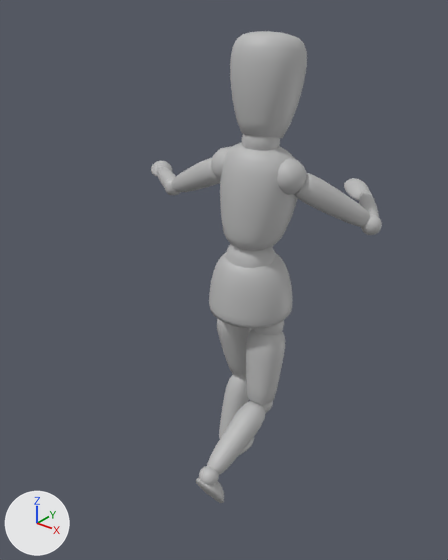
The FBX model Assets/playerrun.fbx as it was, and as the next commit left it.
Both versions are drawn from a 50 mm lens placed at (0.0291, -0.0347, 0.0447), pointed at (-0.0031, 0.0056, 0.0198). Lighting does not change. The marker at lower left points along +X, +Y and +Z.
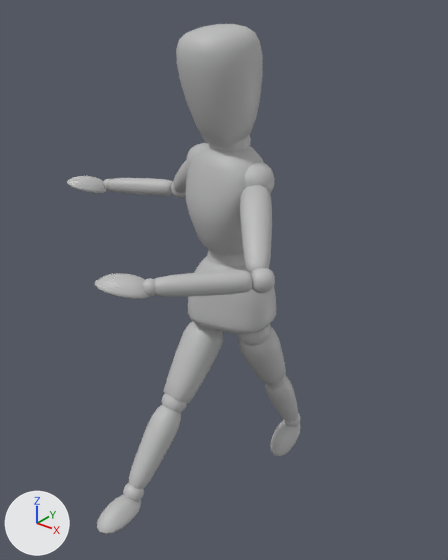
Location of each change, [x1, y1, x2, y2] in pixels of the pictures (448 x 560 px):
'pCube17', moved, turned
    before: [230, 31, 307, 138]
    after: [176, 24, 263, 146]
'pCube18', moved, turned
    before: [220, 142, 298, 251]
    after: [186, 144, 264, 255]
'pCube19', moved, turned
    before: [209, 253, 293, 329]
    after: [188, 257, 276, 334]
'pCube4', moved, turned
    before: [246, 329, 285, 405]
    after: [163, 321, 223, 403]
'pCube5', moved, turned
    before: [207, 401, 266, 475]
    after: [129, 405, 181, 489]
'pCube21', moved, turned
    before: [217, 319, 251, 376]
    after: [238, 327, 286, 386]
'pCube34', moved, turned
    before: [158, 167, 176, 187]
    after: [154, 270, 252, 297]
'pCube10', moved, turned
    before: [294, 173, 370, 227]
    after: [173, 161, 188, 193]
'pCube22', moved, turned
    before: [219, 375, 249, 438]
    after: [265, 377, 298, 422]
'pCube25', moved, turned
    before: [196, 478, 224, 503]
    after: [97, 495, 141, 534]
'pCube12', moved, turned
    before: [359, 192, 379, 217]
    after: [109, 178, 173, 196]
'pCube32', moved, turned
    before: [151, 161, 172, 177]
    after: [94, 273, 150, 299]
'pCube3', moved
    before: [225, 244, 275, 268]
    after: [207, 250, 246, 266]
'pCube8', moved
    before: [277, 158, 307, 195]
    after: [186, 143, 209, 169]
'pCube16', moved, turned
    before: [344, 178, 370, 201]
    after: [67, 176, 107, 193]
'pCube38', moved
    before: [240, 437, 254, 455]
    after: [270, 420, 301, 456]
'pCube9', moved, turned
    before: [242, 134, 280, 151]
    after: [210, 135, 251, 152]
'pCube26', moved
    before: [199, 466, 219, 486]
    after: [123, 483, 144, 501]
'pCube11', moved
    before: [361, 214, 382, 235]
    after: [171, 183, 186, 198]
'pCube7', moved
    before: [250, 400, 273, 413]
    after: [162, 393, 187, 413]
'pCube6', moved (not visible afterwards)
    before: [253, 320, 284, 335]
'pCube33', moved
    before: [157, 166, 166, 174]
    after: [143, 278, 156, 296]
'pCube23', moved
    before: [232, 373, 247, 380]
    after: [265, 374, 286, 388]
'pCube24', moved (not visible before)
    after: [284, 413, 301, 427]
'pCube13', moved
    before: [360, 190, 372, 195]
    after: [103, 179, 111, 191]

Edits to the bpy script that builds the scene:
```text
Change ob_pcube11:
    ob_pcube11.location: (0.00786, 0.01202, 0.02584) -> (-0.00928, 0.00679, 0.02698)
Change ob_pcube19:
    ob_pcube19.location: (-0.0001, 0.00542, 0.02032) -> (0.0001, 0.00295, 0.02107)
    ob_pcube19.rotation_euler: (1.571, 0.0362, 0.0142) -> (1.577, 0.0264, -2.941)  # degrees (90, 2.1, 0.8) -> degrees (90, 1.5, -169)
Change ob_pcube25:
    ob_pcube25.location: (0.0019, -0.00229, 0.0032) -> (-0.00189, -0.01025, 0.00435)
    ob_pcube25.rotation_euler: (-0.53, -3.092, -0.0197) -> (1.651, 0.00805, 0.0378)  # degrees (-30, -177, -1.1) -> degrees (95, 0.5, 2.2)
Change ob_pcube26:
    ob_pcube26.location: (0.00201, -0.00288, 0.00533) -> (-0.00198, -0.00817, 0.0051)
Change ob_pcube6:
    ob_pcube6.location: (0.00179, 0.00582, 0.01685) -> (-0.0017, 0.00218, 0.01763)
Change ob_pcube12:
    ob_pcube12.location: (0.00575, 0.01556, 0.02588) -> (-0.0131, 0.00525, 0.02682)
    ob_pcube12.rotation_euler: (1.545, -0.0105, 2.107) -> (1.489, 0.0376, -2.758)  # degrees (89, -0.6, 121) -> degrees (85, 2.2, -158)
Change ob_pcube16:
    ob_pcube16.location: (0.00249, 0.01969, 0.02635) -> (-0.01749, 0.00251, 0.02707)
    ob_pcube16.rotation_euler: (1.553, -0.192, 2.448) -> (1.396, -0.187, -2.302)  # degrees (89, -11, 140) -> degrees (80, -11, -132)
Change ob_pcube13:
    ob_pcube13.location: (0.00408, 0.01843, 0.02594) -> (-0.01617, 0.00405, 0.02667)
Change ob_pcube21:
    ob_pcube21.location: (-0.00215, 0.00662, 0.01311) -> (0.00219, 0.00479, 0.01417)
    ob_pcube21.rotation_euler: (-1.55, 0.199, -1.578) -> (-1.543, -0.491, 1.538)  # degrees (-89, 11, -90) -> degrees (-88, -28, 88)
Change ob_pcube3:
    ob_pcube3.location: (0.0, 0.00542, 0.01395) -> (0.0, 0.00295, 0.0147)
Change ob_pcube24:
    ob_pcube24.location: (-0.00201, 0.00446, 0.00142) -> (0.00204, 0.0106, 0.00333)
Change ob_pcube17:
    ob_pcube17.location: (0.00005, 0.00726, 0.03793) -> (0.00006, 0.0011, 0.03867)
    ob_pcube17.rotation_euler: (-1.327, 3.139, 0.148) -> (1.814, 0.00256, -0.198)  # degrees (-76, 180, 8.5) -> degrees (104, 0.1, -11)
Change ob_pcube33:
    ob_pcube33.location: (-0.01643, 0.01177, 0.0262) -> (0.00283, -0.00944, 0.02669)
Change ob_pcube23:
    ob_pcube23.location: (-0.00207, 0.0074, 0.00928) -> (0.00215, 0.00667, 0.01075)
Change ob_pcube10:
    ob_pcube10.location: (0.00537, 0.0094, 0.02807) -> (-0.00621, 0.00478, 0.02918)
    ob_pcube10.rotation_euler: (1.438, 0.534, 0.874) -> (1.578, 0.514, 2.605)  # degrees (82, 31, 50) -> degrees (90, 29, 149)
Change ob_pcube22:
    ob_pcube22.location: (-0.00204, 0.00597, 0.00546) -> (0.0021, 0.00857, 0.00713)
    ob_pcube22.rotation_euler: (-1.54, -0.358, -1.639) -> (-1.482, -0.469, 1.405)  # degrees (-88, -21, -94) -> degrees (-85, -27, 81)
Change ob_pcube5:
    ob_pcube5.location: (0.00211, 0.00099, 0.00723) -> (-0.0019, -0.00547, 0.00842)
    ob_pcube5.rotation_euler: (1.357, 1.1, 1.307) -> (1.619, -0.703, -1.673)  # degrees (78, 63, 75) -> degrees (93, -40, -96)
Change ob_pcube8:
    ob_pcube8.location: (0.00285, 0.0064, 0.03045) -> (-0.0028, 0.00275, 0.03148)
Change ob_pcube34:
    ob_pcube34.location: (-0.01376, 0.0097, 0.02648) -> (0.00502, -0.00694, 0.02663)
    ob_pcube34.rotation_euler: (-1.493, -0.0869, -0.66) -> (-1.554, 0.013, 0.844)  # degrees (-86, -5, -38) -> degrees (-89, 0.7, 48)
Change ob_pcube7:
    ob_pcube7.location: (0.0022, 0.00462, 0.00906) -> (-0.00183, -0.00285, 0.01155)
Change ob_pcube38:
    ob_pcube38.location: (-0.00188, 0.00661, 0.00088) -> (0.0019, 0.00934, 0.00151)
Change ob_pcube18:
    ob_pcube18.location: (0.00011, 0.00583, 0.02839) -> (0.00013, 0.00253, 0.02913)
    ob_pcube18.rotation_euler: (1.492, 0.0368, 0.159) -> (1.493, -0.0452, 2.946)  # degrees (85, 2.1, 9.1) -> degrees (86, -2.6, 169)
Change ob_pcube4:
    ob_pcube4.location: (0.00199, 0.00518, 0.01292) -> (-0.00177, -0.00036, 0.01456)
    ob_pcube4.rotation_euler: (1.511, 0.162, 1.525) -> (1.618, -0.688, -1.67)  # degrees (87, 9.3, 87) -> degrees (93, -39, -96)
Change ob_pcube9:
    ob_pcube9.location: (0.00021, 0.00499, 0.02733) -> (0.00025, 0.00337, 0.02807)
    ob_pcube9.rotation_euler: (1.356, 0.0368, 0.159) -> (1.358, -0.0452, 2.946)  # degrees (78, 2.1, 9.1) -> degrees (78, -2.6, 169)
Change ob_pcube32:
    ob_pcube32.location: (-0.01775, 0.01297, 0.02633) -> (0.00129, -0.01032, 0.02693)
    ob_pcube32.rotation_euler: (-1.496, 0.0386, -0.718) -> (-1.565, 0.101, 0.541)  # degrees (-86, 2.2, -41) -> degrees (-90, 5.8, 31)
```
